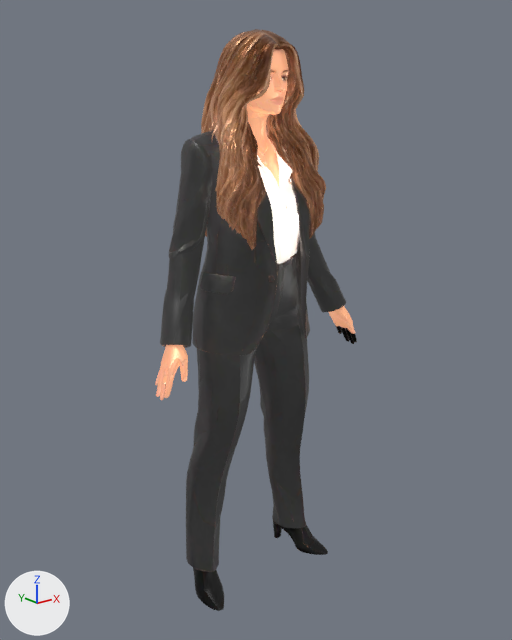
The glTF model public/models/sam.glb, before and after one commit.
One viewpoint serves both versions: a 50 mm camera at (-1.288, -1.624, 1.523) aimed at (0.011, 0.0, 0.873). The lights are fixed; the arrows at lower left show +X, +Y and +Z. The picture after the commit comes second. Where no turn or scale is listed for an object, it has been applied to the vertices. Vertices at exactly the same position are counted once.

The first picture shows 'char1'.
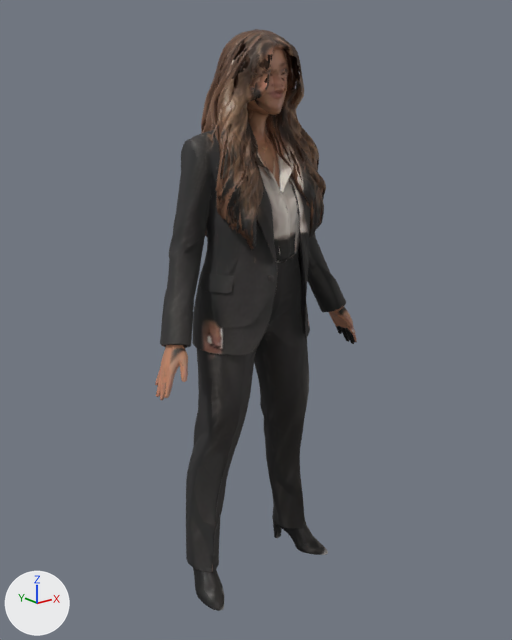
Changed parts and their boxes [x1, y1, x2, y2] in the pictures (512 x 640 px; the box of a moved part takes in the faces that stretch with it):
'char1', surface changed, reshaped (darker): [155, 29, 357, 611] in both
part 1 of me_char1, moved or reshaped: before [218, 31, 302, 209]; after [214, 31, 302, 215]

Diff of the bpy script that builds the scene:
```diff
--- a/public/models/sam.glb.py
+++ b/public/models/sam.glb.py
@@ img_basecolor @@
+img_basecolor = load_image('basecolor', '_unpacked/basecolor', 3072, 3072, 'sRGB')
@@ img_roughness @@
+img_roughness = load_image('roughness', '_unpacked/roughness', 2048, 2048, 'Non-Color')
@@ mat_material_1 @@
 mat_material_1 = bpy.data.materials.new('Material_1')
-# nodes: BsdfPrincipled, OutputMaterial, TexImage x2
-# uses the picture img_texture_0
+# nodes: BsdfPrincipled, Math, Mix, OutputMaterial, SeparateColor, TexImage x2
+# colours: white #e7e7e7
+# uses the picture img_basecolor
+# uses the picture img_roughness
@@ me_char1 @@
 # used by ob_char1; location = (0.0, 0.0, 0.0)
-me_char1.from_pydata(...)  # 40252 vertices, 82258 faces; spans x -0.38..0.38, y -0.18..0.18, z 0.0..1.7
+me_char1.from_pydata(...)  # 40241 vertices, 82075 faces; spans x -0.38..0.38, y -0.18..0.18, z 0.0..1.7
+# me_char1 part 1: 34 vertices moved within x -0.16..0.14, y -0.13..0.14, z 1.24..1.69; 13 vertices removed from x -0.1..0.05, y -0.13..0.04, z 1.51..1.62; 2 vertices added at x -0.08..-0.06, y -0.1..0.04, z 1.51..1.52
+# other edits to the shape of me_char1 do not show in these pictures
 me_char1.materials.append(mat_material_1)
```
